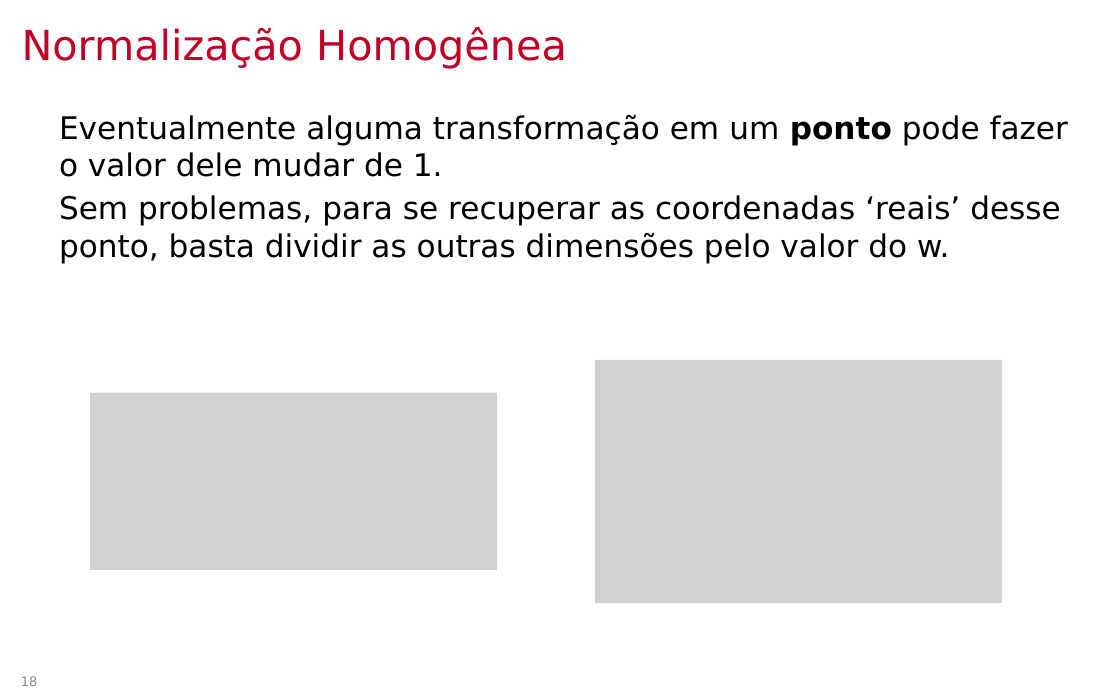
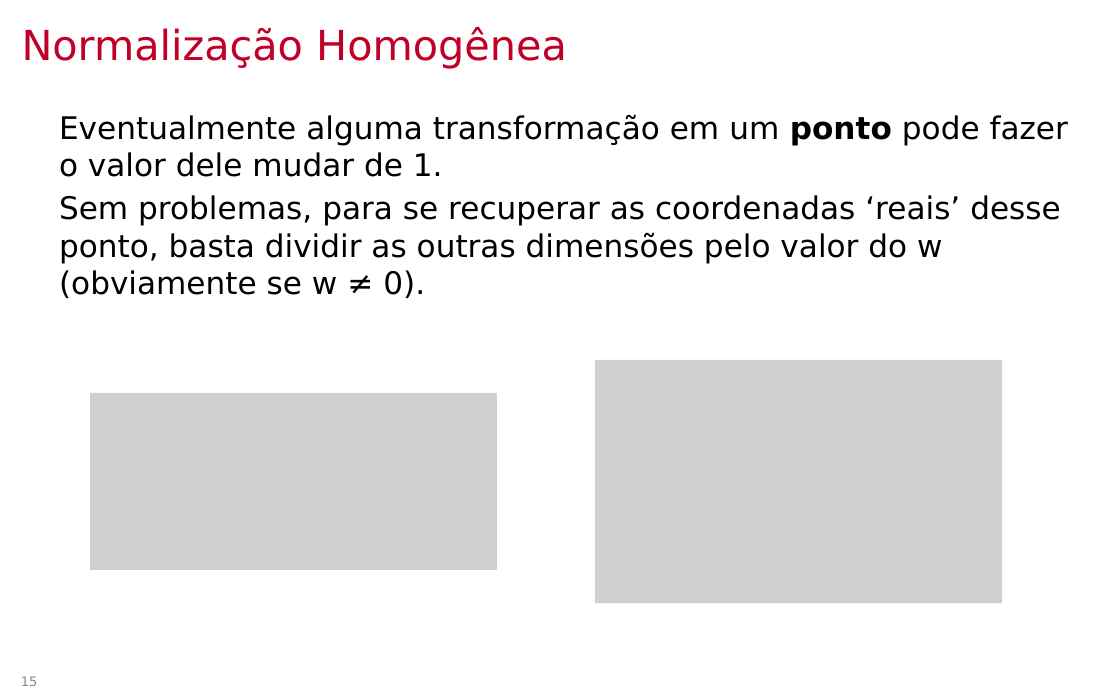
Before and after one commit to lpsoares/ComputacaoGrafica, a slide deck: slide 15 of docs/aulas/04-coordenadas_homogeneas_e_quaternios/aula4_coordenadas_homogeneas_e_quaternios.pptx (slide 18 before the commit). Drawn at 1120x700 pixels with LibreOffice and Linux fonts; fonts in the diff are those of the drawing; grey boxes stand for pictures; background and template pictures are left out. Boxes give left, top, right and bottom in pixels: in the first picture for what was removed or moved away, otherwise in the second. Text is boxed around its words. In the diff, an @@ line names an element or a change of style, - is before the commit and + after.

```diff
--- a/docs/aulas/04-coordenadas_homogeneas_e_quaternios/aula4_coordenadas_homogeneas_e_quaternios.pptx
+++ b/docs/aulas/04-coordenadas_homogeneas_e_quaternios/aula4_coordenadas_homogeneas_e_quaternios.pptx
@@ text at [59, 195, 1061, 298]: text changed @@
-Sem problemas, para se recuperar as coordenadas ‘reais’ desse ponto, basta dividir as outras dimensões pelo valor do w.
+Sem problemas, para se recuperar as coordenadas ‘reais’ desse ponto, basta dividir as outras dimensões pelo valor do w (obviamente se w ≠ 0).
@@ page number at [21, 676, 38, 686]: text changed @@
-18
+15
```
Also in this commit, not shown: 12 other slides changed, 10 slides removed, 2 other files.
